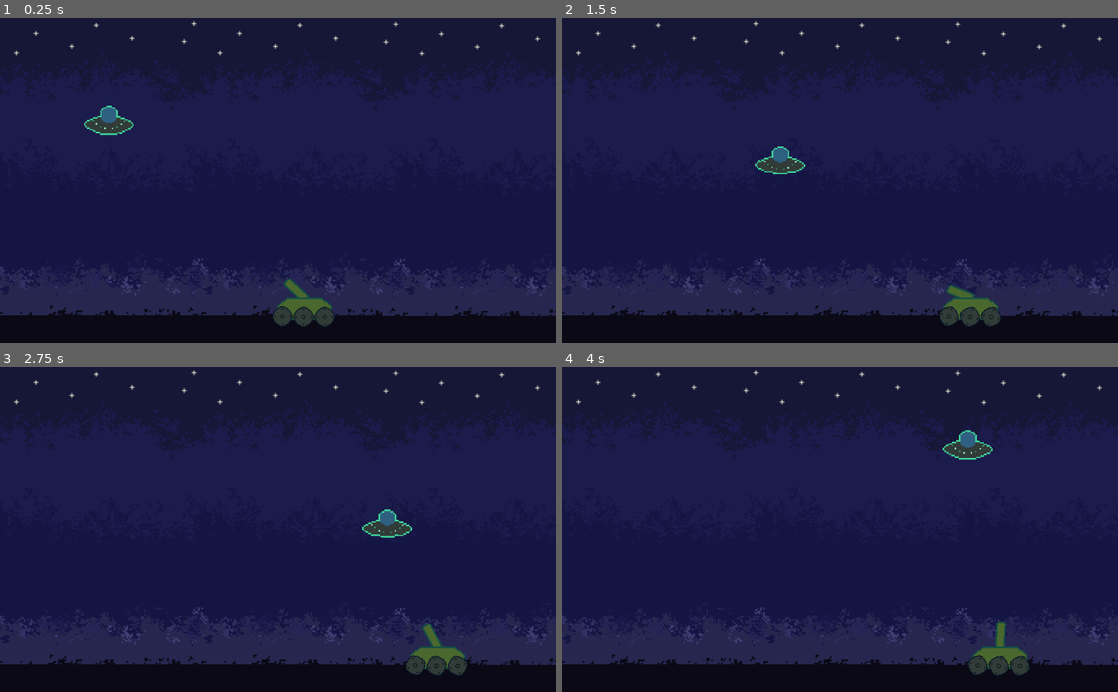
Above: before the commit, frames 1-4 (two rows, left to right).
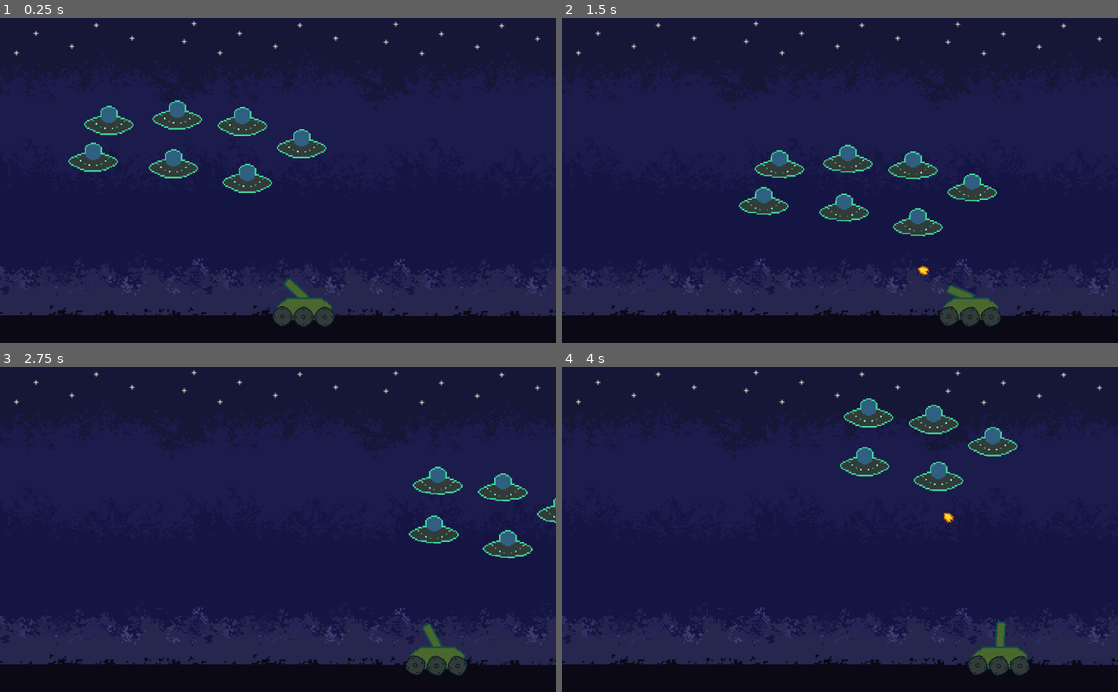
Above: after the commit, the same moments.

Repository: zMenta/Godot-Projects
Game: Godot game, scene res://Scenes/Main.tscn
The game is run twice, just before and just after one commit, with the same random seed, the same clock (stepped at 60 frames per second) and the same inputs.
Inputs (mouse positions are in pixels of both pictures, inside the frame that each line leads up to):
- Up to frame 1 (0.25 s): no input
- Up to frame 2 (1.5 s): move the mouse to (962, 164) at 0.52 s; hold Right (ui_right) 0.53-1.28 s; click (962, 164) at 0.6 s; move the mouse to (728, 196) at 1.27 s; hold Left (ui_left) from 1.28 s (still down); click (728, 196) at 1.35 s
- Up to frame 3 (2.75 s): move the mouse to (333, 458) at 2.02 s; release Left (ui_left) at 2.03 s; hold Right (ui_right) from 2.03 s (still down); click (333, 458) at 2.1 s
- Up to frame 4 (4 s): move the mouse to (812, 594) at 2.77 s; click (812, 594) at 2.85 s; move the mouse to (1006, 578) at 3.52 s; release Right (ui_right) at 3.53 s; hold Left (ui_left) from 3.53 s (still down); click (1006, 578) at 3.6 s

The runs differ from the first frame. In frame 1, 3.0% of the frame differs, in the area x 12-59%, y 25-54%; in frame 2, 3.2%, in the area x 31-79%, y 38-80%; in frame 3, 2.5%; in frame 4, 2.8%.

Commit message:
Alien | tank bullets

Diff:
--- /dev/null
+++ b/Invaders from Space/Scenes/Bullet.tscn
@@ -0,0 +1,28 @@
+[gd_scene load_steps=4 format=2]
+
+[ext_resource path="res://Assets/Sprites/Tank sprite.png" type="Texture" id=1]
+[ext_resource path="res://Scripts/Bullet.gd" type="Script" id=2]
+
+[sub_resource type="CapsuleShape2D" id=1]
+radius = 7.0
+height = 3.0
+
+[node name="Bullet" type="Area2D"]
+script = ExtResource( 2 )
+
+[node name="Sprite" type="Sprite" parent="."]
+rotation = 1.5708
+texture = ExtResource( 1 )
+region_enabled = true
+region_rect = Rect2( 108, 24, 15, 21 )
+
+[node name="CollisionShape2D" type="CollisionShape2D" parent="."]
+rotation = 1.5708
+shape = SubResource( 1 )
+
+[node name="VisibilityNotifier2D" type="VisibilityNotifier2D" parent="."]
+position = Vector2( 0, -1.07288e-06 )
+scale = Vector2( 1, 1.1 )
+
+[connection signal="area_shape_entered" from="." to="." method="_on_Bullet_area_shape_entered"]
+[connection signal="screen_exited" from="VisibilityNotifier2D" to="." method="_on_VisibilityNotifier2D_screen_exited"]
--- a/Invaders from Space/Scenes/Main.tscn
+++ b/Invaders from Space/Scenes/Main.tscn
@@ -7,7 +7,7 @@
 
 [sub_resource type="Curve2D" id=1]
 _data = {
-"points": PoolVector2Array( 245.107, -130.688, -245.107, 130.688, 307, 173, 0, 0, 0, 0, 370, 266, -60.4348, 82.4174, 60.4348, -82.4174, 899, 271, 120, -2, -120, 2, 549, 105, 0, 0, 0, 0, 307, 173 )
+"points": PoolVector2Array( 245.107, -130.688, -245.107, 130.688, 307, 173, 0, 0, 0, 0, 370, 266, -60.4348, 82.4174, 60.4348, -82.4174, 716, 271, 120, -2, -120, 2, 549, 105, 0, 0, 0, 0, 307, 173 )
 }
 
 [node name="Main" type="Node"]
@@ -46,3 +46,27 @@
 
 [node name="Ufo" parent="UfoPath/PathFollow2D" instance=ExtResource( 3 )]
 rotation = -0.218166
+
+[node name="Ufo2" parent="UfoPath/PathFollow2D" instance=ExtResource( 3 )]
+position = Vector2( 120.344, -38.6432 )
+rotation = -0.218166
+
+[node name="Ufo3" parent="UfoPath/PathFollow2D" instance=ExtResource( 3 )]
+position = Vector2( 239.896, -54.4967 )
+rotation = -0.218166
+
+[node name="Ufo4" parent="UfoPath/PathFollow2D" instance=ExtResource( 3 )]
+position = Vector2( 355.395, -39.6 )
+rotation = -0.218166
+
+[node name="Ufo5" parent="UfoPath/PathFollow2D" instance=ExtResource( 3 )]
+position = Vector2( 272.748, 45.6371 )
+rotation = -0.218166
+
+[node name="Ufo6" parent="UfoPath/PathFollow2D" instance=ExtResource( 3 )]
+position = Vector2( 134.181, 50.5618 )
+rotation = -0.218166
+
+[node name="Ufo7" parent="UfoPath/PathFollow2D" instance=ExtResource( 3 )]
+position = Vector2( -12.6241, 72.8398 )
+rotation = -0.218166
--- a/Invaders from Space/Scenes/Player.tscn
+++ b/Invaders from Space/Scenes/Player.tscn
@@ -1,7 +1,8 @@
-[gd_scene load_steps=4 format=2]
+[gd_scene load_steps=5 format=2]
 
 [ext_resource path="res://Assets/Sprites/Tank sprite.png" type="Texture" id=1]
 [ext_resource path="res://Scripts/Player.gd" type="Script" id=2]
+[ext_resource path="res://Scenes/Bullet.tscn" type="PackedScene" id=3]
 
 [sub_resource type="CapsuleShape2D" id=1]
 radius = 16.9999
@@ -9,6 +10,7 @@
 
 [node name="Player" type="KinematicBody2D"]
 script = ExtResource( 2 )
+Bullet = ExtResource( 3 )
 
 [node name="CannonPivot" type="Position2D" parent="."]
 position = Vector2( 0, -20 )
@@ -19,6 +21,10 @@
 texture = ExtResource( 1 )
 region_enabled = true
 region_rect = Rect2( 9, -1, 36, 58 )
+
+[node name="MuzzlePosition" type="Position2D" parent="CannonPivot/Cannon"]
+position = Vector2( -0.000116348, -32 )
+rotation = -1.5708
 
 [node name="Hull" type="Sprite" parent="."]
 texture = ExtResource( 1 )
--- a/Invaders from Space/Scenes/Ufo.tscn
+++ b/Invaders from Space/Scenes/Ufo.tscn
@@ -22,7 +22,7 @@
 radius = 66.0
 height = 180.0
 
-[node name="Ufo" type="Area2D"]
+[node name="Ufo" type="Area2D" groups=["aliens"]]
 scale = Vector2( 0.3, 0.3 )
 
 [node name="AnimatedSprite" type="AnimatedSprite" parent="."]
--- /dev/null
+++ b/Invaders from Space/Scripts/Bullet.gd
@@ -0,0 +1,23 @@
+extends Area2D
+
+export var speed := 750
+
+
+func _physics_process(delta: float) -> void:
+	position += transform.x * delta * speed
+
+
+#func _on_Bullet_body_entered(body: Node) -> void:
+#	print("entered")
+#	if body.is_in_group("aliens"):
+#		body.queue_free()
+#	queue_free()
+
+#Aliens are AREA2D
+func _on_Bullet_area_shape_entered(area_rid: RID, area: Area2D, area_shape_index: int, local_shape_index: int) -> void:
+	if area.is_in_group("aliens"):
+		area.queue_free()
+	queue_free()
+
+func _on_VisibilityNotifier2D_screen_exited() -> void:
+	queue_free()
--- a/Invaders from Space/Scripts/Player.gd
+++ b/Invaders from Space/Scripts/Player.gd
@@ -1,5 +1,6 @@
 extends KinematicBody2D
 
+export (PackedScene) var Bullet
 export var SPEED := 350
 export var WHEEL_ROTATION_SPEED := 6
 
@@ -12,6 +13,8 @@
 	var mouse_position = get_global_mouse_position()
 	$CannonPivot.look_at(mouse_position)
 
+	if Input.is_action_just_pressed("shoot"):
+		shoot()
 	if Input.is_action_pressed("ui_left"):
 		direction.x = -1
 		for wheel in wheels:
@@ -22,3 +25,8 @@
 		direction.x = 1
 
 	move_and_slide(SPEED*direction, Vector2.UP)
+
+func shoot() -> void:
+	var bullet = Bullet.instance()
+	owner.add_child(bullet)
+	bullet.transform = $CannonPivot/Cannon/MuzzlePosition.global_transform
--- a/Invaders from Space/project.godot
+++ b/Invaders from Space/project.godot
@@ -14,6 +14,14 @@
 run/main_scene="res://Scenes/Main.tscn"
 config/icon="res://Assets/Sprites/alien logo.png"
 
+[input]
+
+shoot={
+"deadzone": 0.5,
+"events": [ Object(InputEventMouseButton,"resource_local_to_scene":false,"resource_name":"","device":-1,"alt":false,"shift":false,"control":false,"meta":false,"command":false,"button_mask":0,"position":Vector2( 0, 0 ),"global_position":Vector2( 0, 0 ),"factor":1.0,"button_index":1,"pressed":false,"doubleclick":false,"script":null)
+ ]
+}
+
 [physics]
 
 common/enable_pause_aware_picking=true
